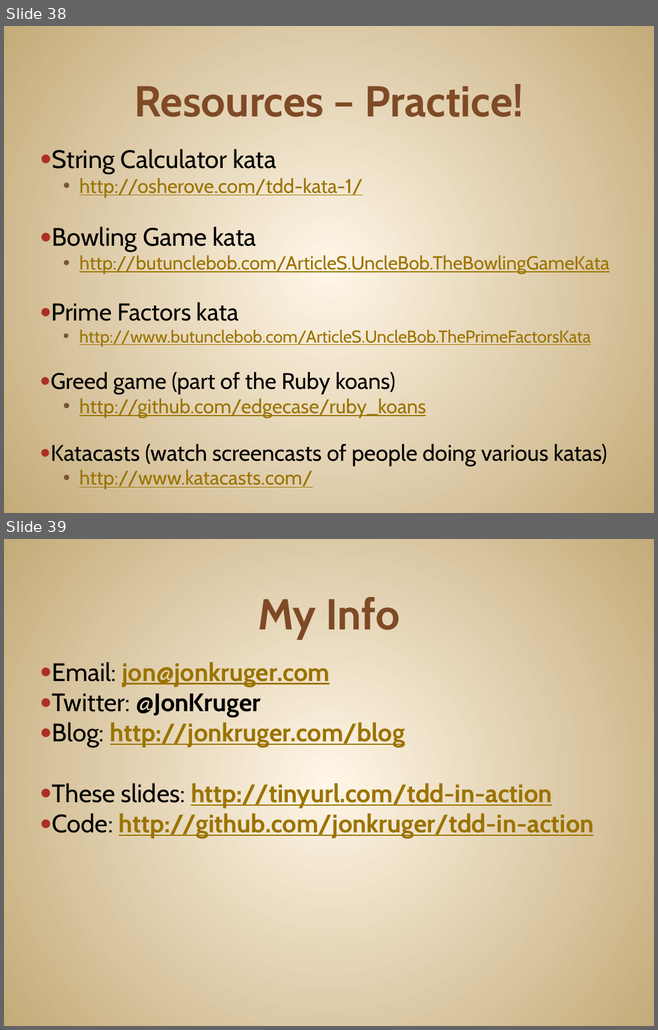
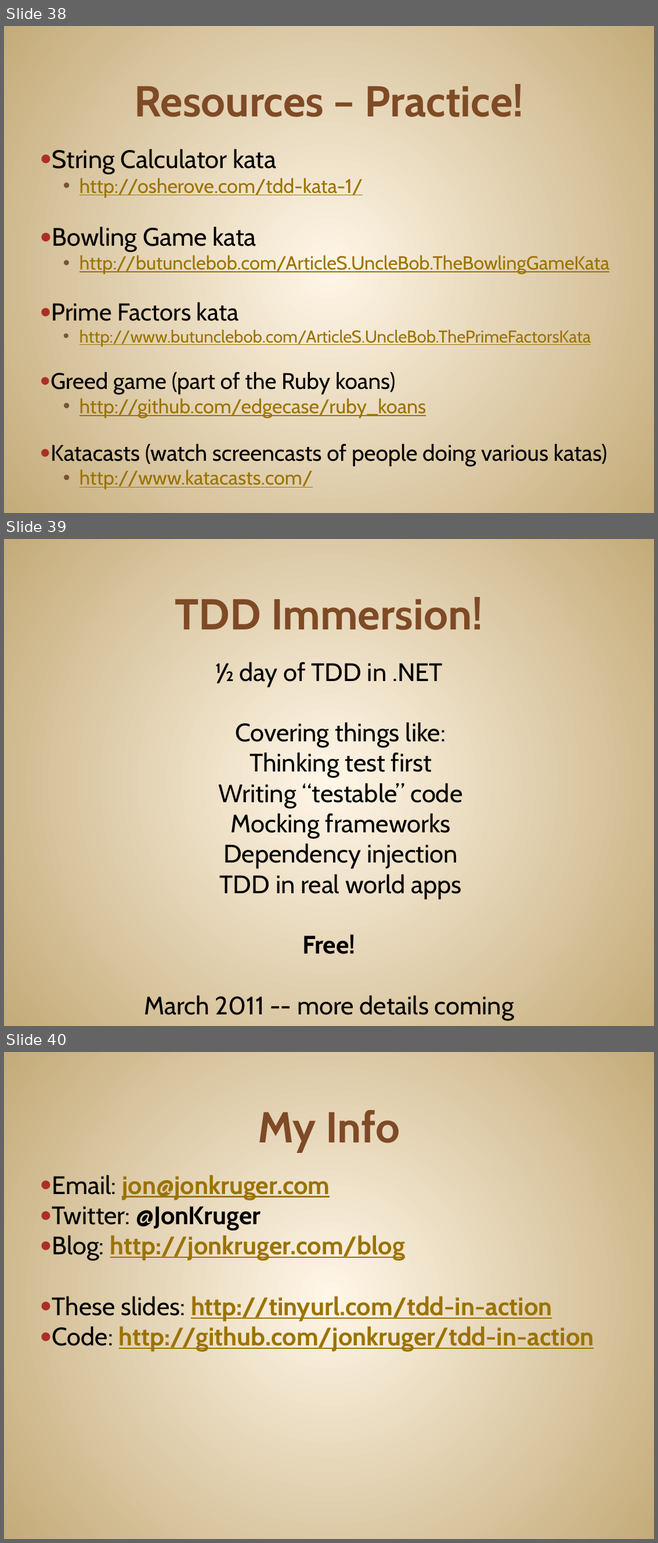
Before and after one commit to JonKruger/TDD-In-Action, a slide deck: TDD In Action.pptx. Shown one above the other, each under a label of ours: slides 38 and 39 before the commit, slides 38, 39 and 40 after it. The pictures are 658x1030 and 658x1543 pixels, drawn with LibreOffice and Linux fonts; fonts in the diff are those of the drawing. Boxes give left, top, right and bottom in pixels: in the first picture for what was removed or moved away, otherwise in the second. Text is boxed around its words. In the diff, an @@ line names an element or a change of style, - is before the commit and + after.

Commit message:
updated slides

```diff
--- a/TDD In Action.pptx
+++ b/TDD In Action.pptx
@@ slide 39 added at bbox=[4, 539, 654, 1026], background gradient #FFF7E8 to #C4AA7A @@
@@ title added at bbox=[175, 597, 482, 630], 48 pt, text #804B26, bold @@
+TDD Immersion!
@@ text added at bbox=[144, 662, 463, 1015], 28 pt, text #000000 @@
+½ day of TDD in .NET
+Covering things like:
+  Thinking test first
+  Writing “testable” code
+  Mocking frameworks
+  Dependency injection
+  TDD in real world apps
+Free!
+March 2011 -- more details coming
@@ what was slide 39 is now slide 40 @@
```
